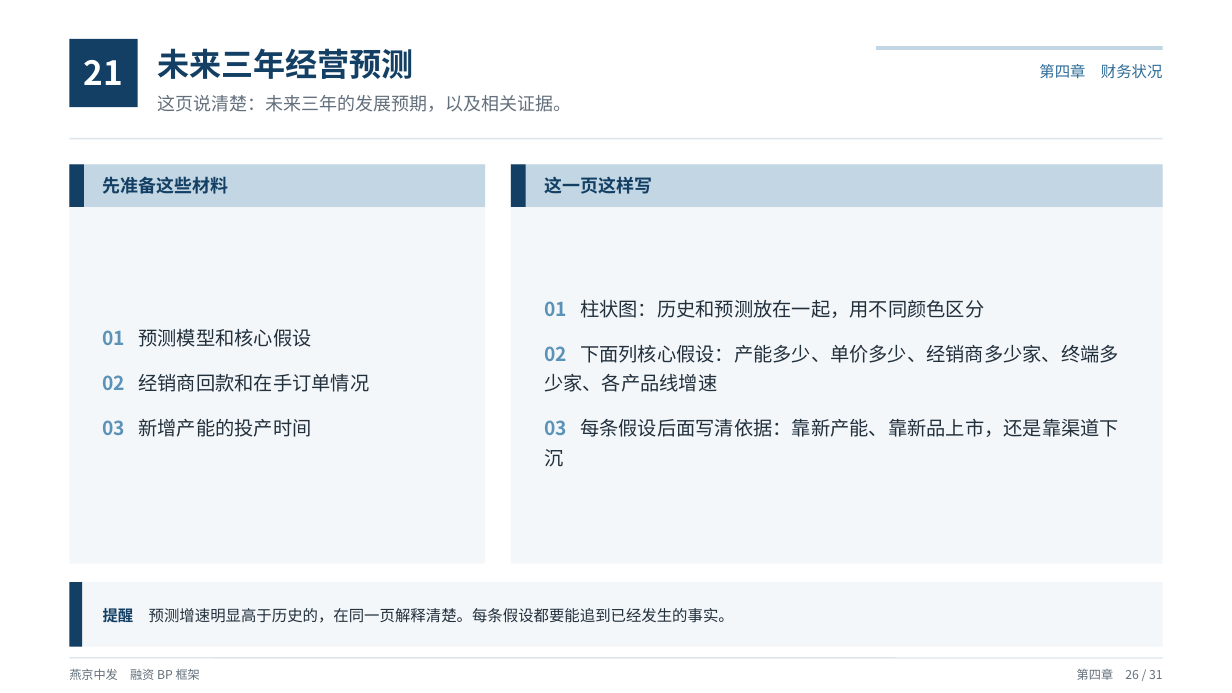
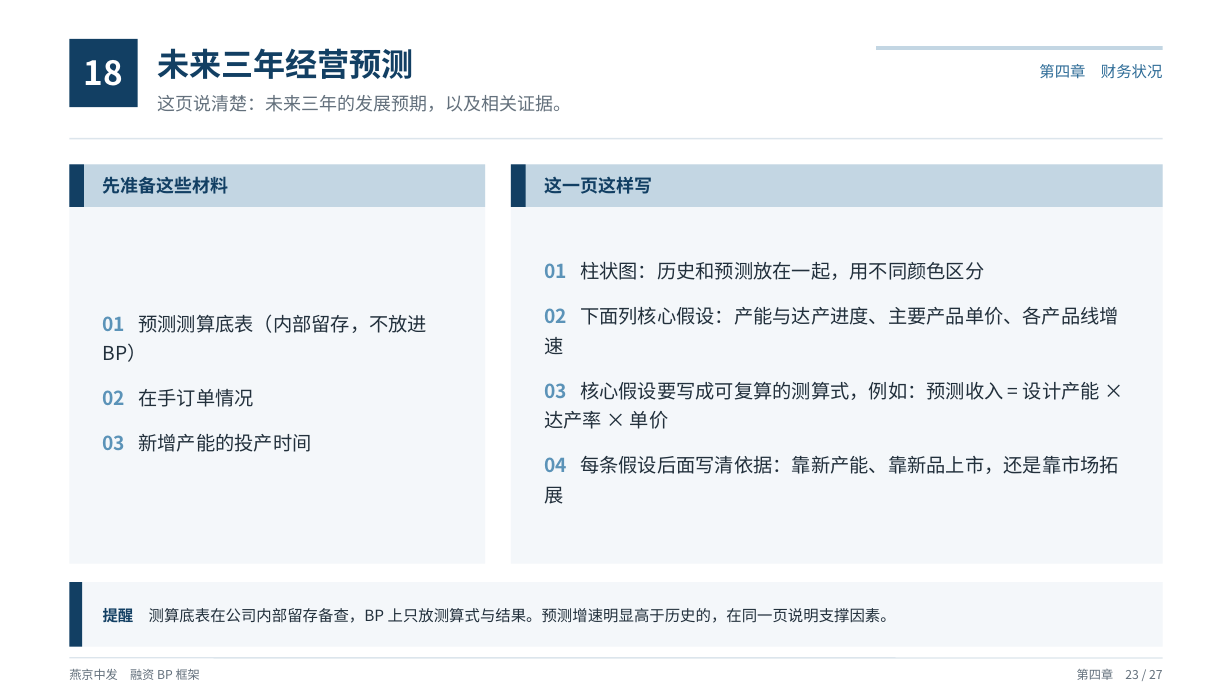
Before and after one commit to xid013-ux/JXD, a slide deck: slide 24 of output/BP框架/燕京中发融资BP框架（教学版）.pptx (slide 27 before the commit). Drawn at 1232x693 pixels with LibreOffice and Linux fonts; fonts in the diff are those of the drawing. Boxes give left, top, right and bottom in pixels: in the first picture for what was removed or moved away, otherwise in the second. Text is boxed around its words. In the diff, an @@ line names an element or a change of style, - is before the commit and + after.

```diff
--- a/output/BP框架/燕京中发融资BP框架（教学版）.pptx
+++ b/output/BP框架/燕京中发融资BP框架（教学版）.pptx
@@ text at (84,60,123,86): text changed @@
-21
+18
@@ text at (103,314,427,407): text changed @@
-01 预测模型和核心假设
-02 经销商回款和在手订单情况
+01 预测测算底表（内部留存，不放进 BP）
+02 在手订单情况
@@ text at (544,307,1119,504): text changed @@
-02 下面列核心假设：产能多少、单价多少、经销商多少家、终端多少家、各产品线增速
-03 每条假设后面写清依据：靠新产能、靠新品上市，还是靠渠道下沉
+02 下面列核心假设：产能与达产进度、主要产品单价、各产品线增速
+03 核心假设要写成可复算的测算式，例如：预测收入 = 设计产能 × 达产率 × 单价
+04 每条假设后面写清依据：靠新产能、靠新品上市，还是靠市场拓展
@@ text at (103,606,896,626): text changed @@
-提醒 预测增速明显高于历史的，在同一页解释清楚。每条假设都要能追到已经发生的事实。
+提醒 测算底表在公司内部留存备查，BP 上只放测算式与结果。预测增速明显高于历史的，在同一页说明支撑因素。
@@ text at (1077,669,1162,680): text changed @@
-第四章 26 / 31
+第四章 23 / 27
```
Also in this commit, not shown: 27 other slides changed, 4 slides removed, 5 other files.
